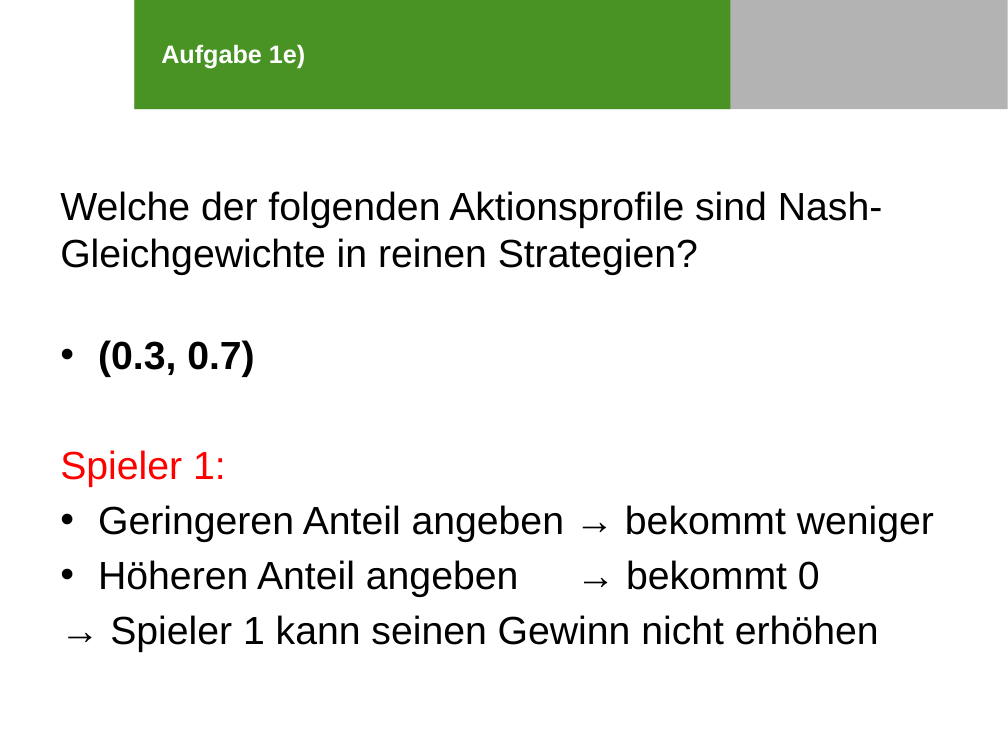
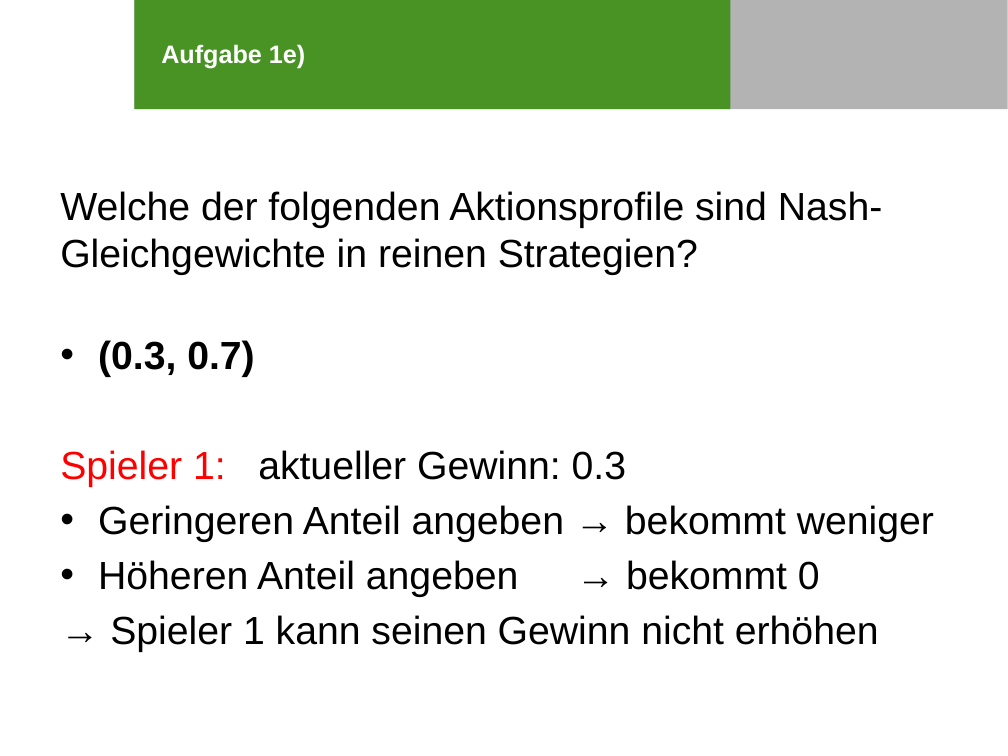
Before and after one commit to SOAS-Uni-Augsburg/ws16-17-group-10, a slide deck: slide 15 of Blatt-04/Präsi_Blatt04_Aufgabe2.pptx. Drawn at 1008x756 pixels with LibreOffice and Linux fonts; fonts in the diff are those of the drawing; background and template pictures are left out. Boxes give left, top, right and bottom in pixels: in the first picture for what was removed or moved away, otherwise in the second. Text is boxed around its words. In the diff, an @@ line names an element or a change of style, - is before the commit and + after.

```diff
--- a/Blatt-04/Präsi_Blatt04_Aufgabe2.pptx
+++ b/Blatt-04/Präsi_Blatt04_Aufgabe2.pptx
@@ text at bbox=[60, 450, 626, 487]: text changed; text colour #FF0000 to #000000 @@
-Spieler 1:
+Spieler 1: aktueller Gewinn: 0.3
```
Also in this commit, not shown: 4 other slides changed, 1 other file.
